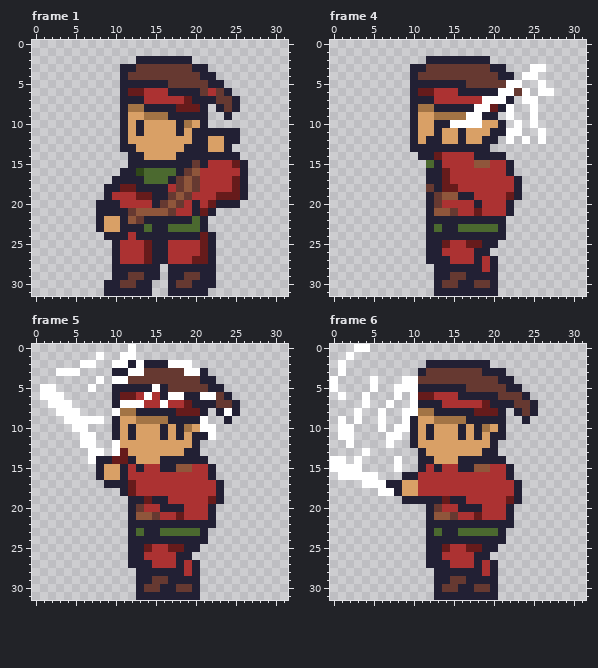
Pixel-art file -- JirayaGame/Assets/Sprites/Player/Jiraiya/Jiraiya-left-attack.ase. Above, as it was before the edit.
32x32 pixels, 7 frames. Colours within 5 levels of each other are drawn and written as one. Shown: frame 1, frame 4, frame 5, frame 6. The commit also changed other frames, which this record leaves out.
After:
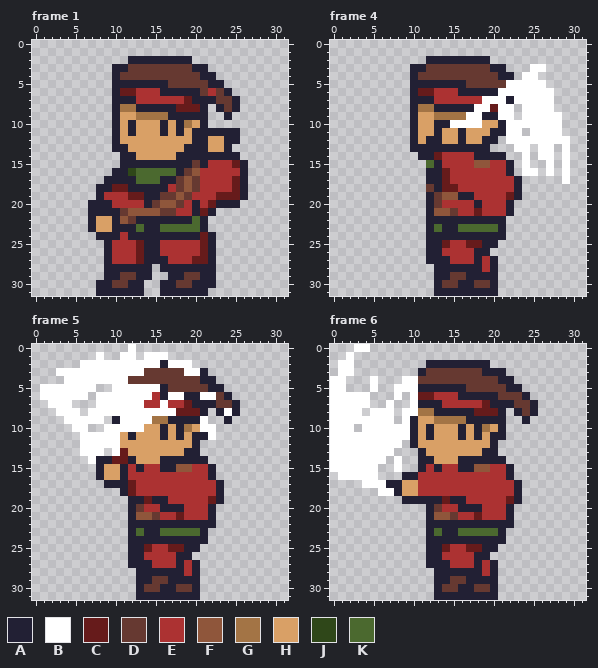
Palette (. is transparent): A #222034  B #ffffff  C #661b1b  D #663931  E #ac3232  F #8f563b  G #a37445  H #d9a066  J #2f4719  K #4b692f
Difference:
--- frame 1
@@ x 5..18 @@
  1 ..............
- 2 ........AAAAAA
- 3 ......AADDDDDD
- 4 ......ADDDDDDD
- 5 ......AAAAAADD
- 6 ......ACCEEEAA
- 7 ......AAAEEEEE
- 8 ......AGGAAAAC
- 9 ......AHHGGGAA
-10 ......AHAHHHHA
-11 ......AHAHHHHA
-12 ......AHHHHHHH
-13 ......AAHHHHHH
-14 .......AAHHHHA
-15 .......AAAAAAA
-16 ......AAJKKKKA
-17 .....AAAAKKKAD
-18 ....AACCAAAAED
-19 ....AEEECCAADF
-20 ...AAAEEEEADFD
-21 ...AAAADFFFFDE
-22 ...AHHAFDAAAAA
-23 ...AHHAAAKAAKK
-24 ....AAAEAAAAAA
-25 .....AEEECAAEE
-26 .....AEEECAAEE
-27 .....AEEECAAEE
-28 .....AAAAAA.AA
-29 .....AADDAA.AA
-30 ....AADDAA..AD
-31 ....AAAAAA..AA
+ 2 .......AAAAAAA
+ 3 .....AADDDDDDD
+ 4 .....ADDDDDDDD
+ 5 .....AAAAAAADD
+ 6 .....ACCEEEAAA
+ 7 .....AAAEEEEEE
+ 8 .....AGGAAAAAC
+ 9 .....AHHGGGGAA
+10 .....AHAHHHAHA
+11 .....AHAHHHAHA
+12 .....AHHHHHHHH
+13 .....AAHHHHHHH
+14 ......AAHHHHHA
+15 ......AAAAAAAA
+16 .....AAJKKKKKA
+17 ....AAAAKKKAAD
+18 ...AACCAAAAAED
+19 ...AEEECCAADDF
+20 ..AAAEEEEADFFD
+21 ..AAAADFFFFDDE
+22 ..AHHAFDAAAAAA
+23 ..AHHAAAKAAKKK
+24 ...AAAEAAAAAAA
+25 ....AEEECAAEEE
+26 ....AEEECAAEEE
+27 ....AEEECAAAEE
+28 ....AAAAAA.AAA
+29 ....AADDAA..AA
+30 ...AADDAA..AAD
+31 ...AAAAAA..AAA
--- frame 4
@@ x 19..31 @@
  4 DDAA.BB......
- 5 DDDBB..B.....
- 6 AABBDB.BB....
- 7 BBBA.BB......
- 8 BCAB..B......
- 9 AA.B..B......
-10 HHA.B.B......
-11 HAABB..B.....
-12 AA.B.B.B.....
-13 A............
-14 AAA..........
-15 FEEA.........
-16 EEEA.........
-17 EEEEA........
+ 5 DDDBBBBB.....
+ 6 AABBBBBBB....
+ 7 BBBABBBBB....
+ 8 BCBB.BBBB....
+ 9 AABB.BBBBB...
+10 HHABBBBBBB...
+11 HAABB.BBBB...
+12 AA.BBBBBBBB..
+13 A...BB.BB.B..
+14 AAA..B.BB.B..
+15 FEEA.B..B.B..
+16 EEEA.BB.B.B..
+17 EEEEA.....B..
 18 EEEEA........
--- frame 5
@@ x 1..19 @@
  0 ...........B.......
- 1 .......B..BB.......
- 2 .....BB..BBABAAABBB
- 3 ..BBB....AABBDDDDDB
- 4 .......B.BBDDDDDDDD
- 5 BB....B..AAAAABADDD
- 6 BBB......ACCEBEABBA
- 7 .BBB.....ABBBEEBEEC
- 8 ..BBB....BGGAAAAACC
- 9 ...BBBBB.AHHGGGGAAA
-10 ....BB...AHAHHHAHAG
-11 .....BB..AHAHHHAHAH
-12 .....BB..BHHHHHHHHH
-13 ......BB.BCHHHHHHHA
+ 1 .......B..BB.BBB...
+ 2 .....BBBBBBBBBBABBB
+ 3 ..BBBBBBBBBBBDDDDDB
+ 4 ...BBBBBBBBDDDDDDDD
+ 5 BBBBBBB..BBBBBBADDD
+ 6 BBBBBB.BBBBBBBEABBA
+ 7 .BBB...BBBBBBEEBEEC
+ 8 ..BBB.BBBBBBBBBBBCC
+ 9 ...BBBBB.ABBBBGGAAA
+10 ....BB..BBBBBHHAHAG
+11 .....BBBBBHAHHHAHAH
+12 .....BBBBBHHHHHHHHH
+13 .....BBB.BCHHHHHHHA
 14 ......BAACCAHHHAAAA
--- frame 6
@@ x 0..11 @@
  1 ..B.........
- 2 .B..........
- 3 .B.........A
- 4 B....B...BBD
- 5 B....B..BBBA
- 6 .B..B...B.BC
- 7 ....B..B..BA
- 8 ...B..B..BBG
- 9 .B.B..B..BAH
-10 .BB...B.BBAH
-11 .BB....BB.AH
-12 ..B....B..AH
-13 ....B......A
-14 BB.B....B..A
-15 BBBB....B..A
+ 2 .BB.........
+ 3 .BB........A
+ 4 BB...B...BBD
+ 5 BB...B..BBBA
+ 6 BBBBB...B.BC
+ 7 BBBBB..B..BA
+ 8 BBBB.BBB.BBG
+ 9 BBBBBBBB.BAH
+10 BBB.BBBBBBAH
+11 BBBBBBBBBBAH
+12 BBBBBBBBB.AH
+13 BBBBBBBB...A
+14 BBBBBBB.B..A
+15 BBBBBB..B..A
 16 .BBBBB...AAE
Pixel boxes of the changes (left, top, right, bottom) in both pictures:
changed: (88, 56, 168, 296)
changed: (498, 80, 570, 184)
changed: (56, 352, 176, 456)
added: (330, 360, 410, 472)
